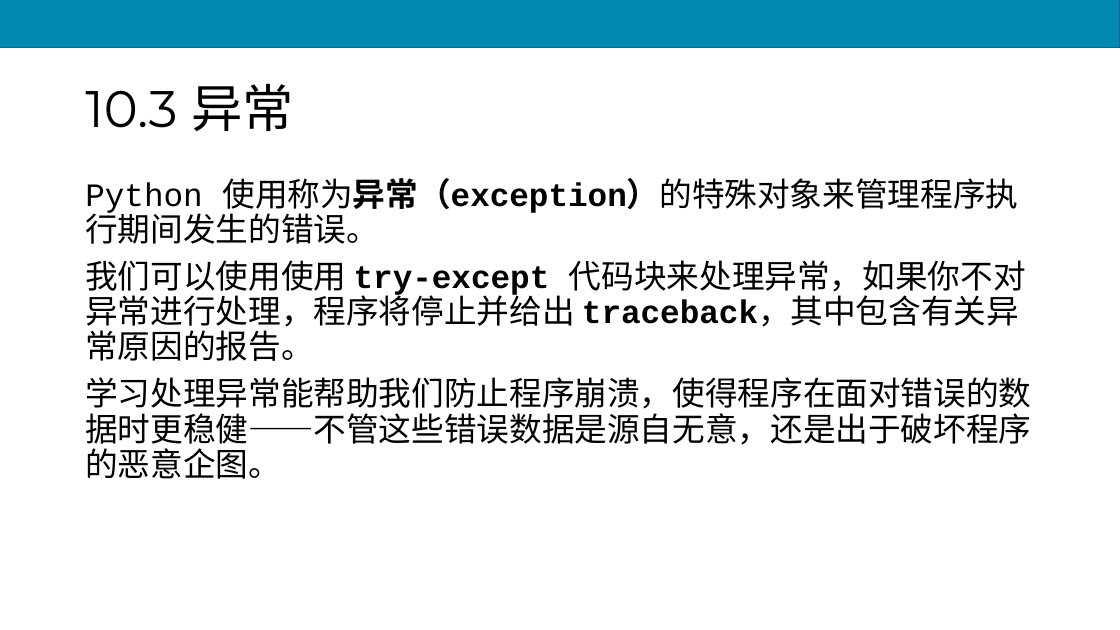
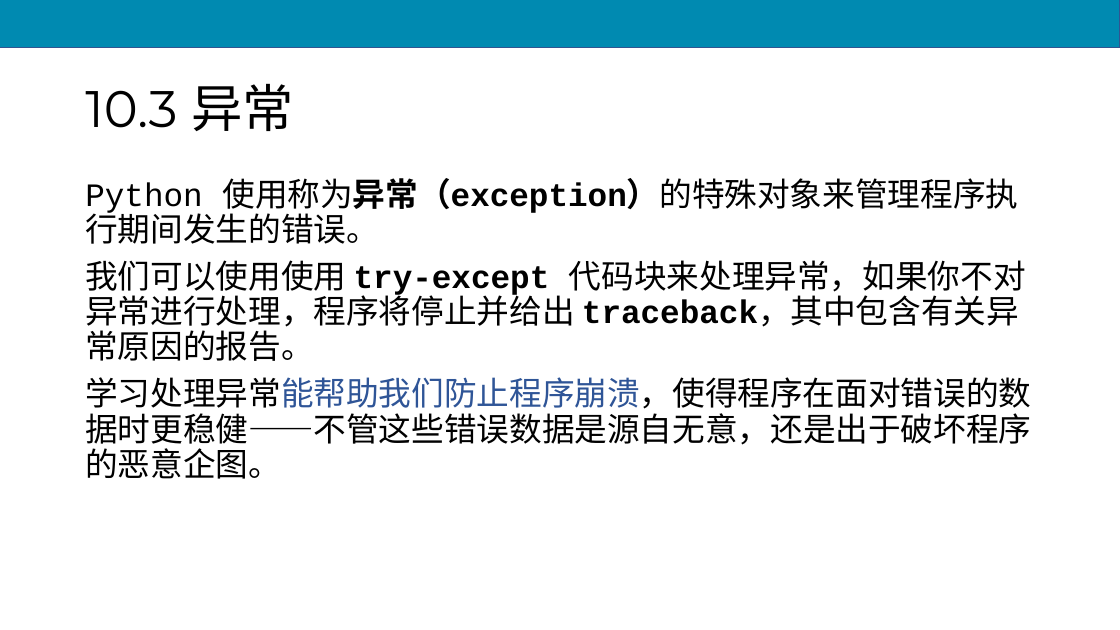
Before and after one commit to scruel/pcc_3e_slides, a slide deck: slide 50 of PPT/python10.pptx. Drawn at 1120x630 pixels with LibreOffice and Linux fonts; fonts in the diff are those of the drawing. Boxes give left, top, right and bottom in pixels: in the first picture for what was removed or moved away, otherwise in the second. Text is boxed around its words. In the diff, an @@ line names an element or a change of style, - is before the commit and + after.

```diff
--- a/PPT/python10.pptx
+++ b/PPT/python10.pptx
@@ text at (85, 377, 1031, 479): text colour #000000 to #2F5597 in "学习处理异常能帮助我们防止程序崩溃，使得程序在面对错误的数据时更稳健——不管这些错误数据是源自无意，还是出于破坏程序的恶 ..." @@
```
Also in this commit, not shown: 5 other slides changed, 7 other files.
